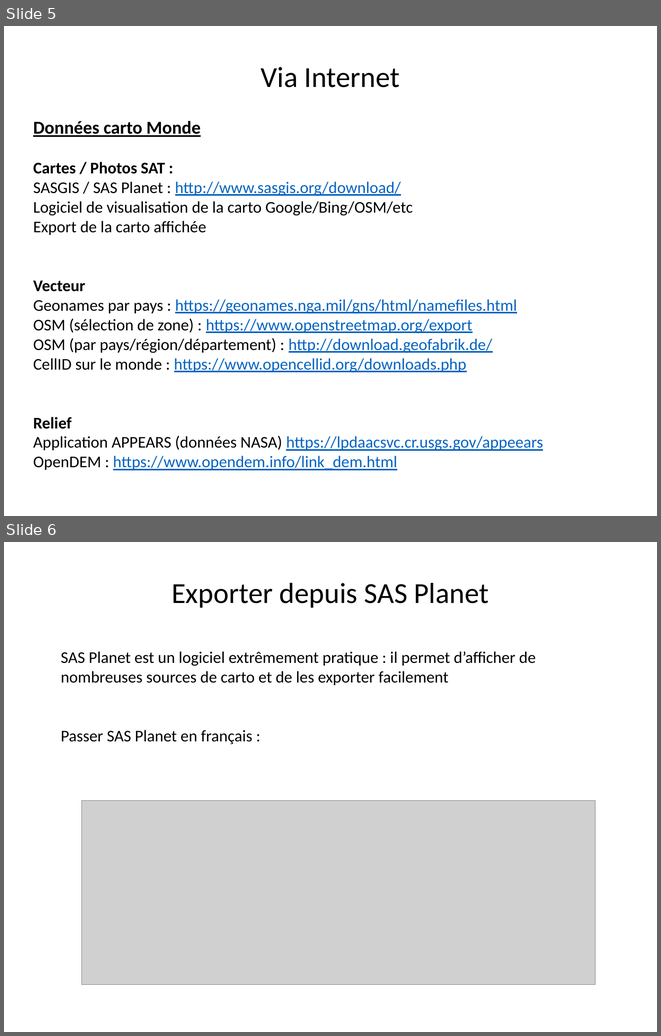
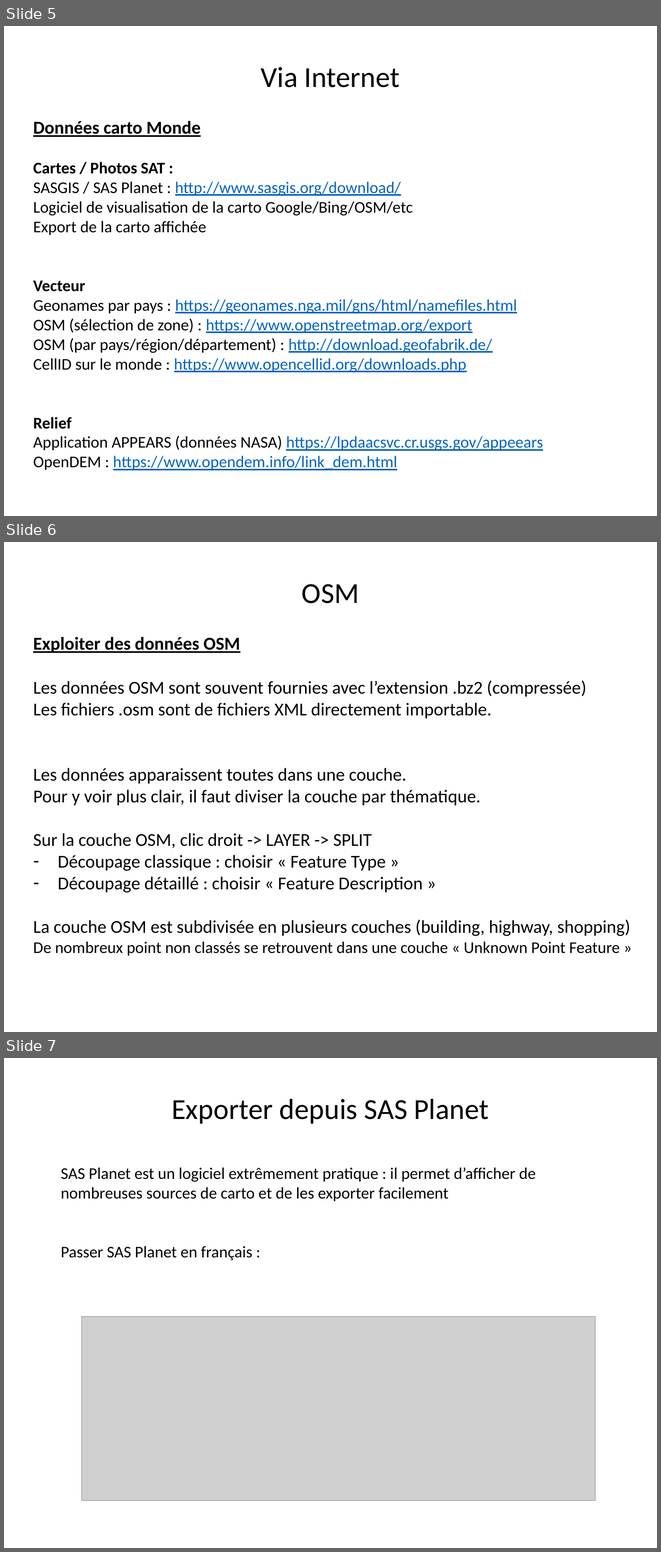
Before and after one commit to 20100dbg/OutilsGeo, a slide deck: cours/Guide - obtenir des cartes.pptx. Shown one above the other, each under a label of ours: slides 5 and 6 before the commit, slides 5, 6 and 7 after it. The pictures are 661x1036 and 661x1552 pixels, drawn with LibreOffice and Linux fonts; fonts in the diff are those of the drawing; grey boxes stand for pictures; background and template pictures are left out. Boxes give left, top, right and bottom in pixels: in the first picture for what was removed or moved away, otherwise in the second. Text is boxed around its words. In the diff, an @@ line names an element or a change of style, - is before the commit and + after.

```diff
--- a/cours/Guide - obtenir des cartes.pptx
+++ b/cours/Guide - obtenir des cartes.pptx
@@ slide 6 added at bbox=[4, 542, 657, 1032], background picture (left out) @@
@@ text added at bbox=[302, 584, 359, 603], 32 pt, text #000000 @@
+OSM
@@ text added at bbox=[33, 637, 630, 955], 20 pt, text #000000 @@
+Exploiter des données OSM
+Les données OSM sont souvent fournies avec l’extension .bz2 (compressée)
+Les fichiers .osm sont de fichiers XML directement importable.
+Les données apparaissent toutes dans une couche.
+Pour y voir plus clair, il faut diviser la couche par thématique.
+Sur la couche OSM, clic droit -> LAYER -> SPLIT
+– Découpage classique : choisir « Feature Type »
+– Découpage détaillé : choisir « Feature Description »
+La couche OSM est subdivisée en plusieurs couches (building, highway, shopping)
+De nombreux point non classés se retrouvent dans une couche « Unknown Point Feature »
@@ what was slide 6 is now slide 7 @@
```
Also in this commit, not shown: 2 other files.
